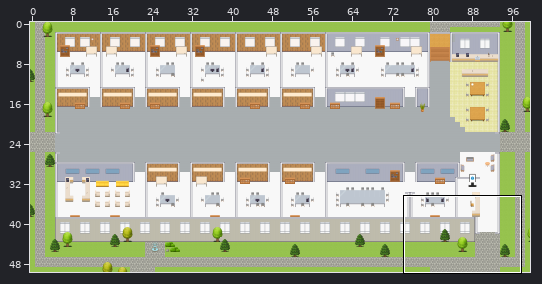
One commit to this Tiled map (JSON): maps/PH-Customer-Engagement-Platform-Field-Engagement.tmj. The first picture is a wide view before the edit; the outline marks the close-up.
Close-up. Old version:
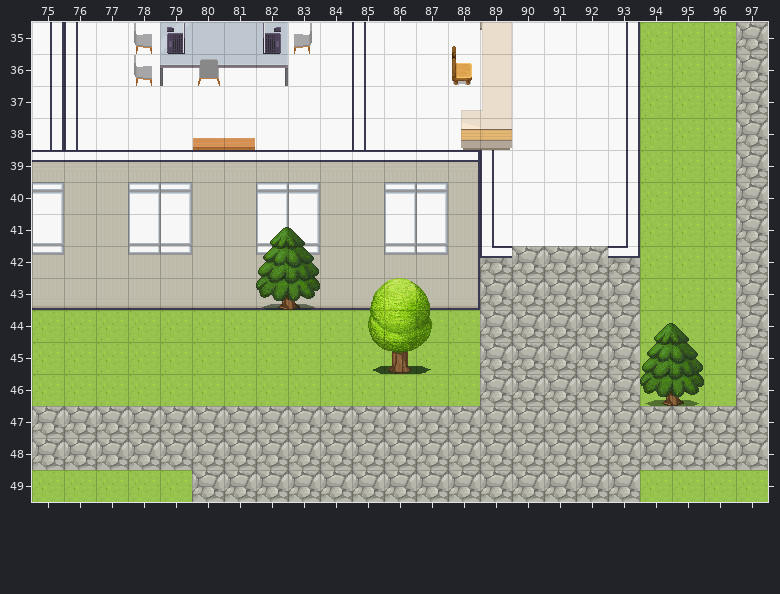
Cells are 32x32 px. Shown: x 75..97, y 35..49. The commit also changed other parts of the map, which this record leaves out.
Once edited:
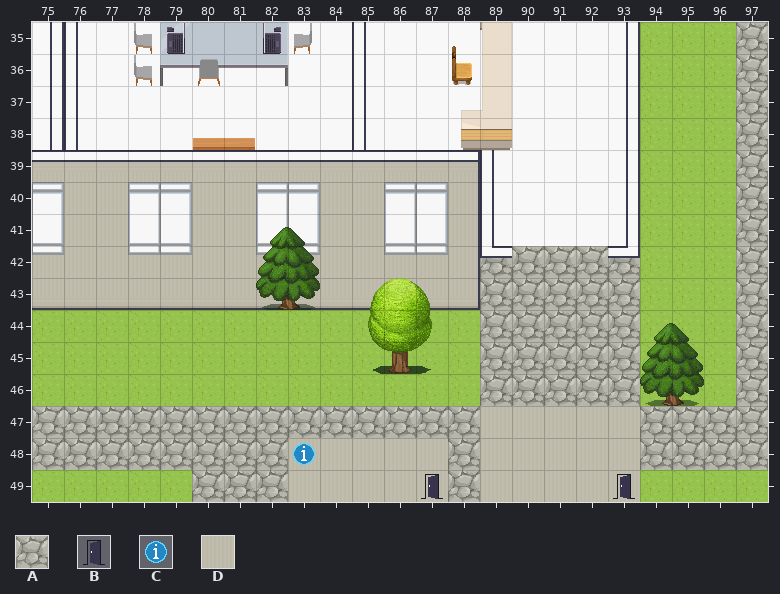
Key: from "Exterior": A 638; from "User_Zones": B 65, C 104; from "room2": D 328.
_ is an empty cell.
Difference:
{"where": "layer \"outside\""}
{"y":47,"x":89,"old":"AAAAA","new":"DDDDD"}
{"y":48,"x":89,"old":"AAAAA","new":"DDDDD"}
{"y":49,"x":89,"old":"AAAAA","new":"DDDDD"}
{"where": "layer \"floors\""}
{"y":48,"x":83,"old":"_____","new":"DDDDD"}
{"y":49,"x":83,"old":"_____","new":"DDDDD"}
{"where": "layer \"zones\""}
{"y":48,"x":83,"old":"_","new":"C"}
{"y":49,"x":87,"old":"_","new":"B"}
{"y":49,"x":93,"old":"_","new":"B"}
{"label":"changed","picture_box":[480,406,640,502]}
{"label":"added","picture_box":[288,438,448,502]}
